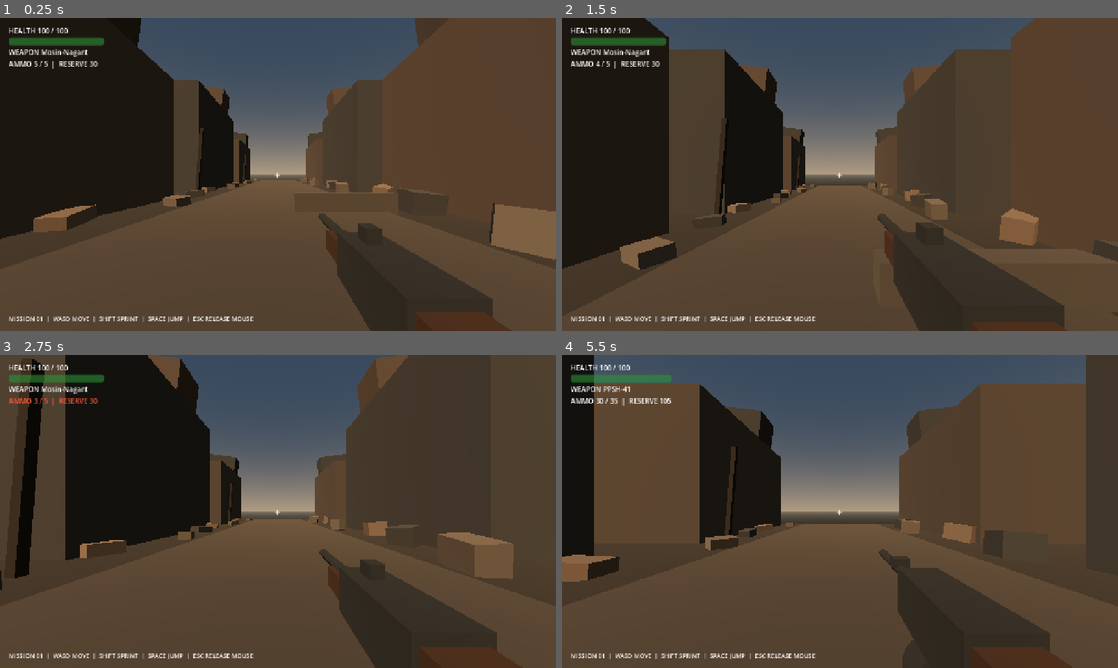
Above: before the commit, frames 1-4 (two rows, left to right).
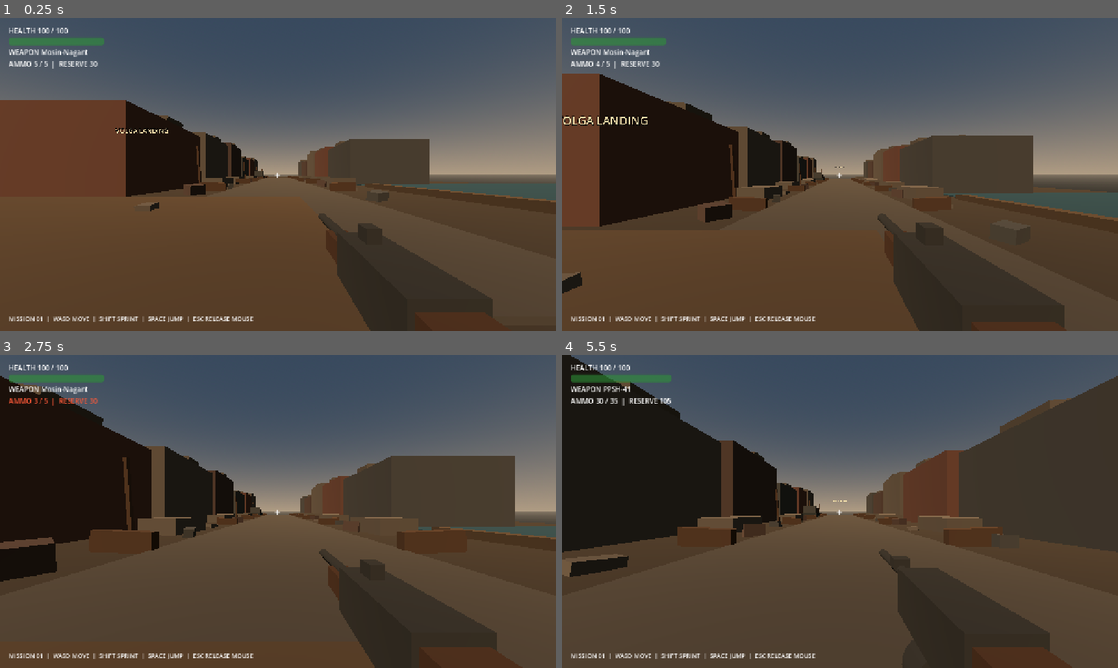
Above: after the commit, the same moments.

Repository: suyabamin/stalingrad-red-front
Game: Godot game, scene res://scenes/main/main.tscn
Two runs of this game, one before a commit and one after it. Both use one fixed random seed, a clock stepped at 60 frames per second and the inputs below.
Inputs (mouse positions are in pixels of both pictures, inside the frame that each line leads up to):
- Up to frame 1 (0.25 s): no input
- Up to frame 2 (1.5 s): tap Enter at 0.5 s; move the mouse to (867, 174) at 0.52 s; press the mouse at (867, 174) at 0.53 s; hold W (move_forward) from 0.53 s (still down); tap Space (jump) at 0.77 s; move the mouse to (812, 174) at 1.27 s; release the mouse at (812, 174) at 1.28 s; right-click (812, 174) at 1.35 s
- Up to frame 3 (2.75 s): keep holding W (move_forward); tap Space (jump) at 1.52 s; click (250, 511) at 1.55 s; move the mouse to (289, 505) at 2.02 s; press the mouse at (289, 505) at 2.03 s
- Up to frame 4 (5.5 s): keep holding W (move_forward); move the mouse to (834, 517) at 2.77 s; release the mouse at (834, 517) at 2.78 s; tap Shift (sprint) at 2.85 s; tap Space (jump) at 3.02, 3.77, 4.52 s; click (834, 517) at 3.05 s; move the mouse to (878, 514) at 3.52 s; hold 1 (weapon_1) 3.53-4.28 s; click (878, 514) at 3.8 s; move the mouse to (795, 508) at 4.27 s; tap 2 (weapon_2) at 4.35 s; click (795, 508) at 4.55 s; move the mouse to (845, 511) at 5.02 s; press the mouse at (845, 511) at 5.03 s

The runs differ from the first frame. In frame 1, 40% of the frame differs, in the area x 0-100%, y 0-78%; in frame 2, 37%; in frame 3, 31%; in frame 4, 27%.

Commit message:
Complete Phase 4A Mission 01 battlefield environment

Diff:
--- /dev/null
+++ b/stalingrad-red-front/scenes/testing/phase_04a_runtime_check.tscn
@@ -0,0 +1,6 @@
+[gd_scene load_steps=2 format=3]
+
+[ext_resource type="Script" path="res://scripts/testing/phase_04a_runtime_check.gd" id="1"]
+
+[node name="Phase04ARuntimeCheck" type="Node"]
+script = ExtResource("1")
--- a/stalingrad-red-front/scripts/environment/battlefield.gd
+++ b/stalingrad-red-front/scripts/environment/battlefield.gd
@@ -1,57 +1,119 @@
 extends Node3D
-## Low-poly ruined street assembled from reusable primitive meshes at runtime.
+## Lightweight, connected graybox route from the Volga landing to a ruined street.
+
+const COLORS := {
+	"earth": Color(0.24, 0.22, 0.18),
+	"mud": Color(0.32, 0.27, 0.20),
+	"road": Color(0.29, 0.28, 0.25),
+	"concrete": Color(0.36, 0.34, 0.30),
+	"dark_concrete": Color(0.27, 0.28, 0.27),
+	"brick": Color(0.38, 0.27, 0.22),
+	"brick_dark": Color(0.30, 0.25, 0.22),
+	"wood": Color(0.30, 0.23, 0.16),
+	"water": Color(0.15, 0.27, 0.31),
+	"metal": Color(0.20, 0.22, 0.21),
+}
+
+var _materials: Dictionary = {}
 
 func _ready() -> void:
 	_build_battlefield()
 	MissionManager.start_mission("mission_01")
 
-func _material(color: Color) -> StandardMaterial3D:
+func _material(key: String) -> StandardMaterial3D:
+	if _materials.has(key):
+		return _materials[key]
 	var material := StandardMaterial3D.new()
-	material.albedo_color = color
+	material.albedo_color = COLORS[key]
 	material.roughness = 1.0
+	_materials[key] = material
 	return material
 
-func _box(parent: Node3D, label: String, size: Vector3, position: Vector3, color: Color, collision := true, rotation := Vector3.ZERO) -> void:
-	var body := StaticBody3D.new() if collision else Node3D.new()
-	body.name = label
-	parent.add_child(body)
-	body.position = position
-	body.rotation = rotation
+func _box(parent: Node3D, label: String, size: Vector3, position: Vector3, color_key: String, collision := true, rotation := Vector3.ZERO) -> StaticBody3D:
+	var body: StaticBody3D = StaticBody3D.new() if collision else null
+	var holder: Node3D = body if collision else Node3D.new()
+	holder.name = label
+	parent.add_child(holder)
+	holder.position = position
+	holder.rotation = rotation
 	var mesh_instance := MeshInstance3D.new()
 	var mesh := BoxMesh.new()
 	mesh.size = size
 	mesh_instance.mesh = mesh
-	mesh_instance.material_override = _material(color)
-	body.add_child(mesh_instance)
+	mesh_instance.material_override = _material(color_key)
+	holder.add_child(mesh_instance)
 	if collision:
 		var shape_node := CollisionShape3D.new()
 		var shape := BoxShape3D.new()
 		shape.size = size
 		shape_node.shape = shape
-		body.add_child(shape_node)
+		(holder as StaticBody3D).add_child(shape_node)
+	return body
+
+func _label(text: String, position: Vector3, color := Color(0.91, 0.78, 0.54)) -> void:
+	var sign := Label3D.new()
+	sign.text = text
+	sign.position = position
+	sign.font_size = 48
+	sign.pixel_size = 0.008
+	sign.modulate = color
+	sign.outline_size = 8
+	sign.no_depth_test = false
+	add_child(sign)
 
 func _build_battlefield() -> void:
-	_box(self, "Ground", Vector3(56, 1, 56), Vector3(0, -0.5, 0), Color(0.23, 0.22, 0.19))
-	# Broad walkable route through a devastated factory district.
-	_box(self, "Roadway", Vector3(9, 0.08, 52), Vector3(0, 0.04, 0), Color(0.31, 0.29, 0.25), false)
-	var masonry := [Color(0.35, 0.32, 0.28), Color(0.29, 0.29, 0.27), Color(0.39, 0.34, 0.29)]
-	# Building shells line both sides while keeping a central corridor clear.
-	for side in [-1.0, 1.0]:
-		for section in range(3):
-			var z := -18.0 + float(section) * 17.0
-			var x: float = side * 12.0
-			var base_height := 8.0 + float((section + int(side + 1.0)) % 2) * 2.0
-			_box(self, "RuinedFacade", Vector3(10, base_height, 13), Vector3(x, base_height * 0.5, z), masonry[section % masonry.size()])
-			_box(self, "BrokenUpperWall", Vector3(6.0, 3.0, 3.0), Vector3(x - side * 2.0, base_height + 1.3, z - 2.0), masonry[(section + 1) % masonry.size()], true, Vector3(0, 0, side * 0.12))
-	# Rubble piles are small collidable blocks, arranged at road edges.
-	var rubble_colors := [Color(0.43, 0.39, 0.33), Color(0.27, 0.27, 0.25), Color(0.49, 0.42, 0.34)]
-	for i in range(24):
+	# The full route is a single level ground slab; the river bank is a raised shore beside it.
+	_box(self, "ContinuousGround", Vector3(74, 1, 142), Vector3(0, -0.5, -25), "earth")
+	_box(self, "RuinedStreetRoad", Vector3(10, 0.10, 100), Vector3(0, 0.05, -30), "road", false)
+	_box(self, "LandingMud", Vector3(31, 0.12, 29), Vector3(-14, 0.06, 24), "mud", false)
+	_box(self, "VolgaWater", Vector3(40, 0.12, 75), Vector3(32, 0.04, 29), "water", false)
+	_box(self, "RiverShore", Vector3(0.8, 0.5, 54), Vector3(11.6, 0.25, 25), "mud")
+
+	# A short, solid timber landing stage gives the player a clear start landmark.
+	_box(self, "LandingPier", Vector3(8, 0.45, 13), Vector3(16.5, 0.36, 25), "wood")
+	for x in [13.3, 19.7]:
+		for z in [20.0, 30.0]:
+			_box(self, "PierSupport", Vector3(0.45, 2.5, 0.45), Vector3(x, -0.7, z), "wood")
+	_box(self, "SupplyCrate", Vector3(1.4, 1.25, 1.2), Vector3(11.0, 0.63, 22.5), "wood")
+	_box(self, "SupplyCrate", Vector3(1.1, 0.95, 1.0), Vector3(12.1, 0.48, 22.9), "wood", true, Vector3(0, 0.3, 0.05))
+	_label("VOLGA LANDING", Vector3(-8, 4.2, 11))
+
+	# Low cover and debris point down the central route without blocking it.
+	var rubble_colors := ["concrete", "dark_concrete", "brick_dark"]
+	for i in range(28):
 		var side := -1.0 if i % 2 == 0 else 1.0
-		var z := -22.0 + float(i) * 1.9
-		var x := side * (5.3 + float(i % 3) * 0.7)
-		var dims := Vector3(0.8 + float(i % 3) * 0.35, 0.45 + float(i % 2) * 0.45, 0.7 + float(i % 4) * 0.2)
-		_box(self, "ConcreteDebris", dims, Vector3(x, dims.y * 0.5, z), rubble_colors[i % rubble_colors.size()], true, Vector3(0.1 * float(i % 2), float(i) * 0.41, 0.08))
-	# Broken utility poles and a low concrete barricade provide scale and cover.
-	for pole_z in [-13.0, 7.0, 24.0]:
-		_box(self, "BrokenUtilityPole", Vector3(0.25, 5.5, 0.25), Vector3(-6.3, 2.6, pole_z), Color(0.22, 0.2, 0.17), true, Vector3(0, 0, -0.08))
-	_box(self, "RoadsideBarricade", Vector3(4.2, 0.85, 0.7), Vector3(2.8, 0.42, 14.0), Color(0.34, 0.32, 0.28))
+		var z := 14.0 - float(i) * 3.55
+		var x := side * (5.6 + float(i % 4) * 0.55)
+		var dims := Vector3(0.65 + float(i % 3) * 0.32, 0.35 + float(i % 3) * 0.22, 0.6 + float(i % 4) * 0.2)
+		_box(self, "RoadsideMasonry", dims, Vector3(x, dims.y * 0.5, z), rubble_colors[i % rubble_colors.size()], true, Vector3(0.08, float(i) * 0.47, 0.04))
+
+	# Ruined building shells frame a broad, open road. Segmented walls leave readable gaps.
+	var facade_colors := ["brick", "concrete", "brick_dark", "dark_concrete"]
+	for section in range(6):
+		var z := 2.0 - float(section) * 15.0
+		for side in [-1.0, 1.0]:
+			if section == 0 and side > 0.0:
+				continue
+			var x: float = side * 17.0
+			var h := 7.0 + float((section + int(side + 1.0)) % 3)
+			var tone: String = facade_colors[(section + int(side + 1.0)) % facade_colors.size()]
+			_box(self, "RuinedBuildingShell", Vector3(12, h, 13), Vector3(x, h * 0.5, z), tone)
+			# Broken wall cap and exposed beam suggest a bombed upper storey.
+			_box(self, "BrokenUpperWall", Vector3(7.0, 1.0, 3.2), Vector3(x - side * 2.0, h + 0.5, z - 1.0), "concrete", true, Vector3(0, 0, side * 0.08))
+			_box(self, "ExposedBeam", Vector3(0.32, 4.0, 0.32), Vector3(x + side * 3.1, h - 1.6, z + 3.0), "wood", true, Vector3(0.08, 0, side * 0.05))
+		# Large low rubble piles sit against the facades as cover, leaving a 10 m road.
+		for side in [-1.0, 1.0]:
+			var pile_x: float = side * (8.0 + float(section % 2))
+			_box(self, "CollapsedMasonryCover", Vector3(2.8, 1.15, 4.0), Vector3(pile_x, 0.58, z - 5.0), "concrete", true, Vector3(0, side * 0.12, 0))
+			_box(self, "TimberStreetCover", Vector3(2.4, 0.85, 0.45), Vector3(side * 6.1, 0.43, z + 2.2), "wood", true, Vector3(0, 0, side * 0.04))
+
+	# Simple damaged lorry silhouette and street-side poles serve as scale cues.
+	_box(self, "WreckedLorryChassis", Vector3(3.2, 0.8, 5.2), Vector3(-6.7, 0.9, -46), "metal")
+	_box(self, "WreckedLorryCab", Vector3(2.8, 1.7, 1.8), Vector3(-6.7, 2.05, -44.4), "dark_concrete")
+	_box(self, "LorryBed", Vector3(2.7, 1.15, 2.9), Vector3(-6.7, 1.75, -47.2), "wood")
+	for x in [-8.0, -5.4]:
+		for z in [-48.0, -44.0]:
+			_box(self, "LorryWheel", Vector3(0.35, 1.0, 0.8), Vector3(x, 0.7, z), "metal")
+	for z in [0.0, -30.0, -60.0, -88.0]:
+		_box(self, "BrokenUtilityPole", Vector3(0.24, 5.0, 0.24), Vector3(-9.3, 2.5, z), "wood", true, Vector3(0, 0, 0.07))
+	_label("RUINED INDUSTRIAL STREET", Vector3(0, 5.8, -78))
--- /dev/null
+++ b/stalingrad-red-front/scripts/testing/phase_04a_runtime_check.gd
@@ -0,0 +1,53 @@
+extends Node
+
+func _ready() -> void:
+	var packed := load("res://scenes/main/main.tscn") as PackedScene
+	var main := packed.instantiate()
+	get_tree().root.add_child.call_deferred(main)
+	await get_tree().process_frame
+	await get_tree().physics_frame
+	var battlefield: Node3D = main.get_node("Battlefield")
+	var player: PlayerController = main.get_node("Player")
+	var checks := 0
+	_assert(main.get_node_or_null("HUD") != null and player.get_node_or_null("WeaponManager") != null, "Mission retains HUD and existing weapon manager")
+	checks += 1
+	_assert(main.find_children("*", "EnemyController", true, false).is_empty(), "Mission 01 remains free of Phase 3B enemies")
+	checks += 1
+	_assert(battlefield.get_node_or_null("VolgaWater") != null and battlefield.get_node_or_null("LandingPier") != null, "Volga landing and water landmarks instantiate")
+	_assert(battlefield.get_node_or_null("RuinedBuildingShell") != null and battlefield.get_node_or_null("WreckedLorryChassis") != null, "Ruined street landmarks instantiate")
+	checks += 2
+	_assert(player.global_position.distance_to(Vector3(0, 0.08, 22)) < 0.1 and player.camera.current, "Player begins at landing with the first-person camera active")
+	checks += 1
+	var floor_query := PhysicsRayQueryParameters3D.create(Vector3(0, 2, 22), Vector3(0, -2, 22))
+	floor_query.exclude = [player.get_rid()]
+	var floor_hit: Dictionary = main.get_world_3d().direct_space_state.intersect_ray(floor_query)
+	_assert(not floor_hit.is_empty() and (floor_hit.collider as Node).name == "ContinuousGround", "Continuous walkable ground collides at the player spawn")
+	checks += 1
+	var mission_before := MissionManager.current_mission_id
+	_assert(mission_before == "mission_01", "Mission 01 manager starts with the battlefield")
+	checks += 1
+	Input.action_press("move_forward")
+	for _index in 1200:
+		await get_tree().physics_frame
+	Input.action_release("move_forward")
+	_assert(player.global_position.z < -70.0 and player.global_position.y > -0.1 and player.global_position.y < 0.3, "Player traverses from the landing through the ruined street while staying grounded")
+	checks += 1
+	player.position = Vector3.ZERO
+	var weapon_manager: WeaponManager = player.get_node("WeaponManager")
+	var ammo_before: int = weapon_manager.current_weapon.magazine_ammo
+	_assert(weapon_manager.current_weapon.fire() and weapon_manager.current_weapon.magazine_ammo == ammo_before - 1, "Existing weapon fires and consumes ammunition in Mission 01")
+	checks += 1
+	var enemy_range := load("res://scenes/testing/enemy_test_range.tscn") as PackedScene
+	var range_instance := enemy_range.instantiate()
+	_assert(range_instance.get_node_or_null("Enemy") != null and range_instance.get_node_or_null("Player") != null, "F6 enemy test range still loads independently")
+	checks += 1
+	range_instance.free()
+	print("PHASE_04A_RUNTIME_CHECKS_PASSED=%d" % checks)
+	get_tree().quit(0)
+
+func _assert(condition: bool, description: String) -> void:
+	if condition:
+		print("PASSED: " + description)
+	else:
+		push_error("FAILED: " + description)
+		get_tree().quit(1)
Not shown, added: stalingrad-red-front/scripts/testing/phase_04a_runtime_check.gd.uid
Not shown, changed: stalingrad-red-front/docs/BUILD_AND_RUN.md
Not shown, changed: stalingrad-red-front/docs/DEVELOPMENT_ROADMAP.md
Not shown, changed: stalingrad-red-front/docs/MISSION_01_CURRENT_STATUS.md
Not shown, changed: stalingrad-red-front/docs/MISSION_01_DEVELOPMENT_PLAN.md
Not shown, added: stalingrad-red-front/docs/PHASE_04A_IMPLEMENTATION_REPORT.md
Not shown, added: stalingrad-red-front/docs/PHASE_04A_TEST_REPORT.md
Not shown, changed: stalingrad-red-front/docs/PROJECT_ARCHITECTURE.md
